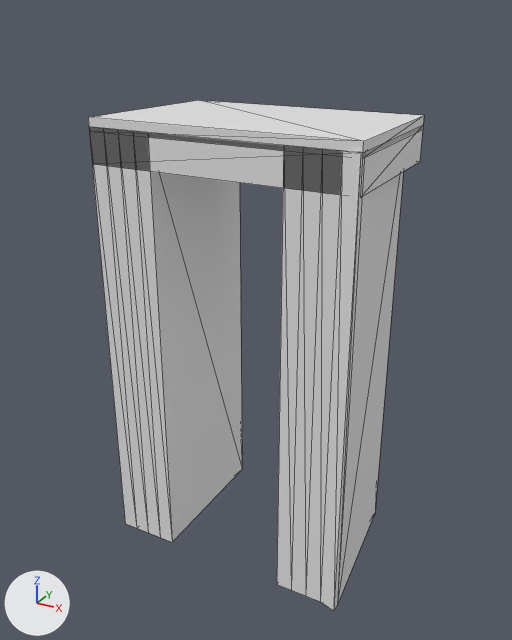
An edit to the glTF model models/dordrecht/dordrecht-brug-047fc0f9-303/dordrecht-brug-047fc0f9-303.glb, drawn before and after from the same camera.
Before and after are seen from a 50 mm lens placed at (7.59, -13.89, 3.0), pointed at (0.01, -0.12, -3.89). The axes (+X, +Y, +Z) are drawn at lower left. The lights are the same throughout. The first picture is the older version. Mesh edges are drawn as thin lines. Vertices at exactly the same position are counted once.

The first picture shows 'road:dek', 'road:inrit', 'road:landhoofd (aangenomen)', 'road:landhoofd (aangenomen) 2'.
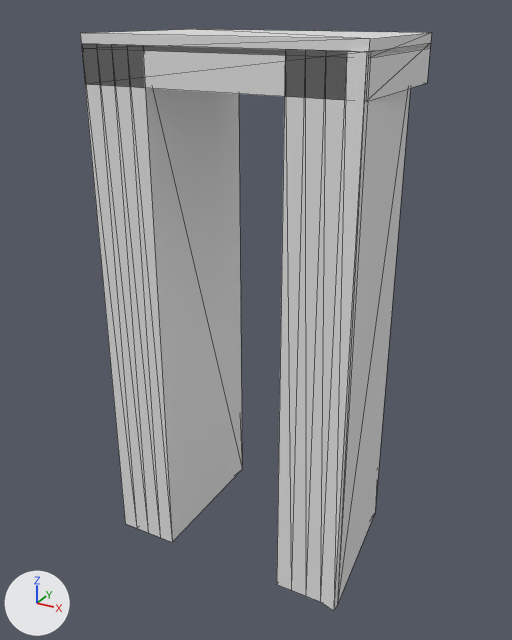
The change, as a diff of the scene's bpy script:
```diff
--- a/models/dordrecht/dordrecht-brug-047fc0f9-303/dordrecht-brug-047fc0f9-303.glb.py
+++ b/models/dordrecht/dordrecht-brug-047fc0f9-303/dordrecht-brug-047fc0f9-303.glb.py
@@ me_dek @@
 # used by ob_road_dek; location = (0.0, 0.0, 0.0)
-me_dek.from_pydata(...)  # 8 vertices, 12 faces; spans x -3.13..3.13, y -1.88..1.88, z -0.14..0.66
+me_dek.from_pydata(...)  # 8 vertices, 12 faces; spans x -3.13..3.13, y -1.88..1.88, z 1.53..2.33
+# me_dek part 1: the whole mesh is moved by (0.0, 0.0, 1.67)
@@ me_inrit @@
 # used by ob_road_inrit; location = (0.0, 0.0, 0.0)
-me_inrit.from_pydata(...)  # 8 vertices, 12 faces; spans x -3.13..3.13, y -1.88..1.88, z 0.56..0.86
+me_inrit.from_pydata(...)  # 8 vertices, 12 faces; spans x -3.13..3.13, y -1.88..1.88, z 2.23..2.53
+# me_inrit part 2: the whole mesh is moved by (0.0, 0.0, 1.67)
@@ me_landhoofd__aangenomen @@
 # used by ob_road_landhoofd__aangenomen; location = (0.0, 0.0, 0.0)
-me_landhoofd__aangenomen.from_pydata(...)  # 20 vertices, 36 faces; spans x -3.13..-1.56, y -1.88..1.87, z -10.0..0.66
+me_landhoofd__aangenomen.from_pydata(...)  # 20 vertices, 36 faces; spans x -3.13..-1.56, y -1.88..1.87, z -10.0..2.33
+# me_landhoofd__aangenomen part 3: all 10 vertices in x -3.13..-1.56, y -1.88..1.87, z 0.66 are moved by (0.0, 0.0, 1.67)
@@ me_landhoofd__aangenomen__2 @@
 # used by ob_road_landhoofd__aangenomen__2; location = (0.0, 0.0, 0.0)
-me_landhoofd__aangenomen__2.from_pydata(...)  # 20 vertices, 36 faces; spans x 1.56..3.13, y -1.98..1.88, z -10.0..0.66
+me_landhoofd__aangenomen__2.from_pydata(...)  # 20 vertices, 36 faces; spans x 1.56..3.13, y -1.98..1.88, z -10.0..2.33
+# me_landhoofd__aangenomen__2 part 4: all 10 vertices in x 1.56..3.13, y -1.98..1.88, z 0.66 are moved by (0.0, 0.0, 1.67)
```

Boxes [x1, y1, x2, y2] around the edits, measured in the pictures (512 x 640 px):
'road:landhoofd (aangenomen)', reshaped (20% taller): before [89, 127, 242, 542]; after [81, 44, 242, 542]
'road:landhoofd (aangenomen) 2', reshaped (21% taller): before [277, 146, 403, 611]; after [277, 49, 410, 611]
'road:dek', moved: before [89, 125, 423, 196]; after [82, 43, 430, 101]
'road:inrit', moved: before [88, 100, 424, 157]; after [80, 29, 432, 57]
